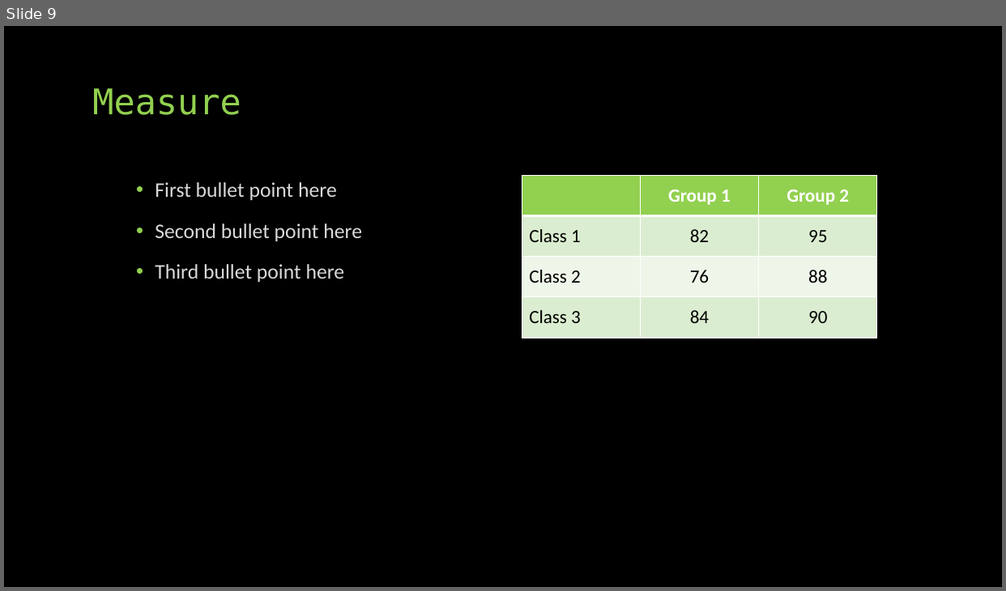
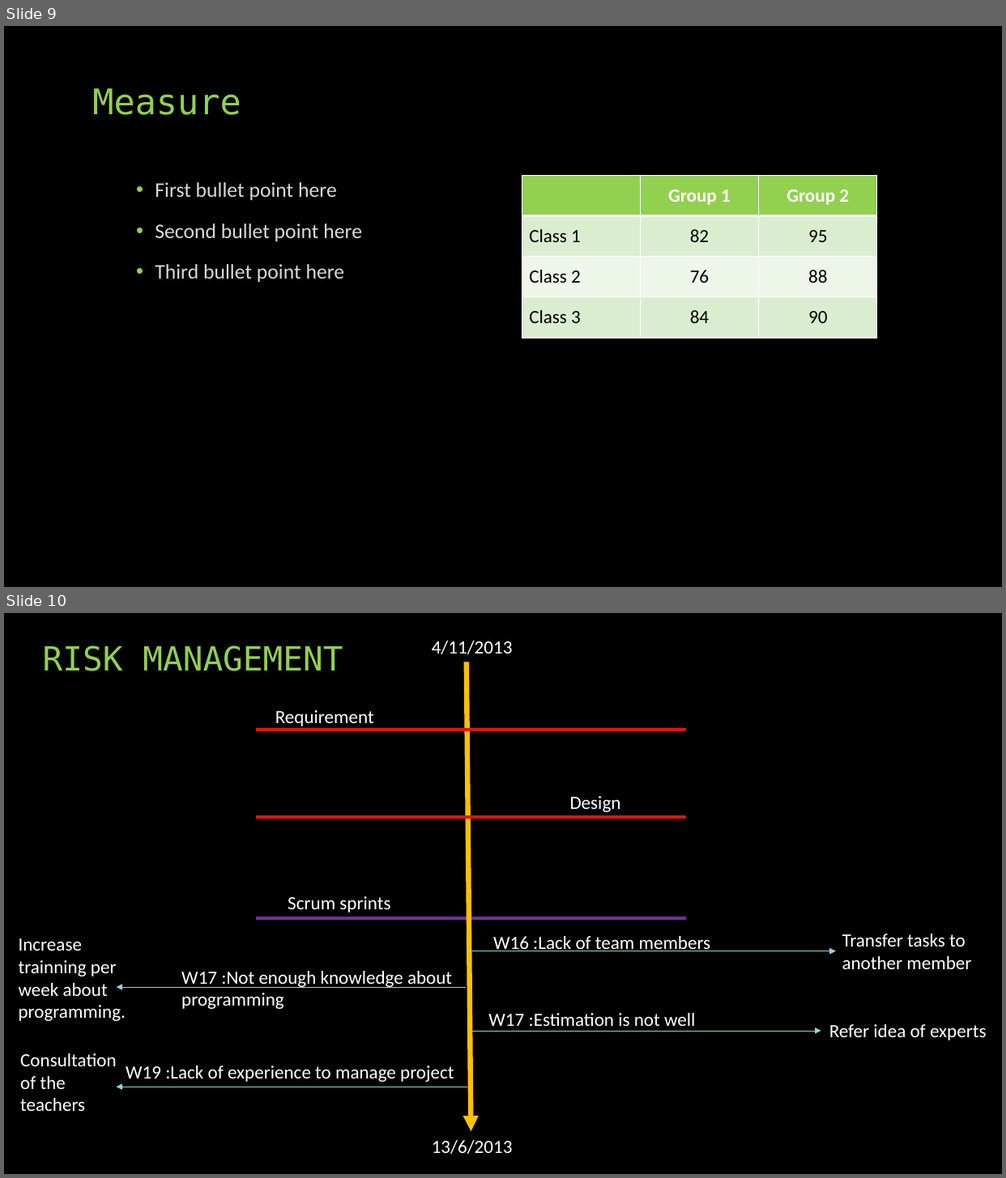
Before and after one commit to daotk/cap-deadline, a slide deck: Huy Ngo.pptx. Shown one above the other, each under a label of ours: slide 9 before the commit, slides 9 and 10 after it. The pictures are 1006x591 and 1006x1178 pixels, drawn with LibreOffice and Linux fonts; fonts in the diff are those of the drawing. Boxes give left, top, right and bottom in pixels: in the first picture for what was removed or moved away, otherwise in the second. Text is boxed around its words. In the diff, an @@ line names an element or a change of style, - is before the commit and + after.

```diff
--- a/Huy Ngo.pptx
+++ b/Huy Ngo.pptx
@@ slide 10 added at bbox=[4, 613, 1002, 1174], background #000000 @@
@@ title added at bbox=[43, 645, 343, 671], 32 pt, text #92D050 @@
+RISK MANAGEMENT
@@ group added at bbox=[256, 641, 686, 1154]: 4 texts, 2 lines, 1 arrow @@
+4/11/2013
+13/6/2013
+Requirement
+Design
@@ text added at bbox=[288, 897, 390, 913], 18 pt, text #FFFFFF @@
+Scrum sprints
@@ line added from (256, 918) to (686, 918), #7030A0 3 pt @@
@@ text added at bbox=[19, 939, 126, 1021], 18 pt, text #FFFFFF @@
+Increase trainning per week about programming.
@@ arrow added from (467, 952) to (836, 952), #91D4DD 0.5 pt @@
@@ text added at bbox=[493, 936, 711, 952], 18 pt, text #FFFFFF @@
+W16 :Lack of team members
@@ text added at bbox=[842, 934, 971, 969], 18 pt, text #FFFFFF @@
+Transfer tasks to another member
@@ text added at bbox=[181, 971, 452, 1009], 18 pt, text #FFFFFF @@
+W17 :Not enough knowledge about programming
@@ arrow added from (466, 987) to (117, 987), #91D4DD 0.5 pt @@
@@ text added at bbox=[488, 1013, 695, 1026], 18 pt, text #FFFFFF @@
+W17 :Estimation is not well
@@ text added at bbox=[829, 1024, 987, 1041], 18 pt, text #FFFFFF @@
+Refer idea of experts
@@ arrow added from (472, 1031) to (821, 1031), #91D4DD 0.5 pt @@
@@ text added at bbox=[20, 1054, 117, 1111], 18 pt, text #FFFFFF @@
+Consultation of the teachers
@@ text added at bbox=[126, 1066, 454, 1082], 18 pt, text #FFFFFF @@
+W19 :Lack of experience to manage project
@@ arrow added from (467, 1087) to (117, 1087), #91D4DD 0.5 pt @@
```
Also in this commit, not shown: 1 slide removed.
